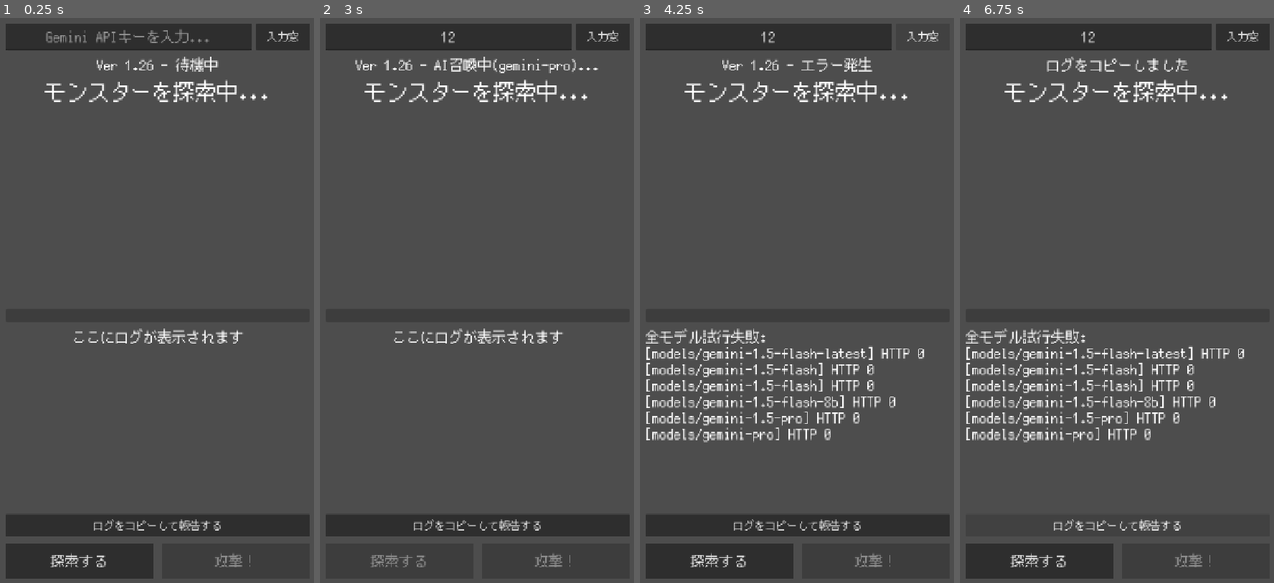
Above: before the commit, frames 1-4 (left to right).
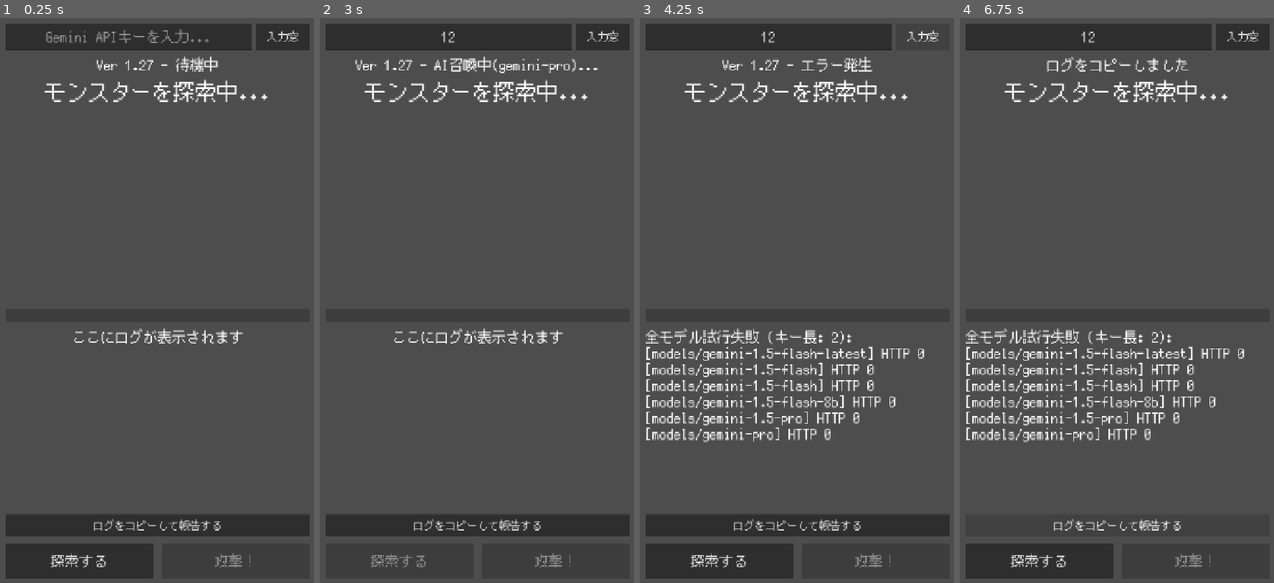
Above: after the commit, the same moments.

Repository: Usobanana/antigravity-aitest001
Game: Godot game, scene res://scenes/main.tscn
The game is run twice, just before and just after one commit, with the same random seed, the same clock (stepped at 60 frames per second) and the same inputs.
Inputs (mouse positions are in pixels of both pictures, inside the frame that each line leads up to):
- Up to frame 1 (0.25 s): no input
- Up to frame 2 (3 s): click (448, 34) at 0.52 s; type "12" at 0.6 s; click "入力窓" at 1.25 s; click "ログをコピーして報告する" at 2 s; click "探索する" at 2.75 s
- Up to frame 3 (4.25 s): click "入力窓" at 3.5 s
- Up to frame 4 (6.75 s): click "ログをコピーして報告する" at 4.25 s; click "探索する" at 5 s; click "入力窓" at 5.75 s; click "ログをコピーして報告する" at 6.5 s

The runs differ from the first frame. In frame 1, less than 0.1% of the frame differs, in the area x 46-49%, y 7-10%; in frame 2, less than 0.1%; in frame 3, 0.2%, in the area x 38-68%, y 7-58%; in frame 4, 0.2%.

Commit message:
fix: resolve runtime crash and display key length in log (Ver 1.27)

Diff:
--- a/新しいゲームプロジェクト/scripts/ai_manager.gd
+++ b/新しいゲームプロジェクト/scripts/ai_manager.gd
@@ -39,7 +39,8 @@
 
 func _try_generate_with_current_model():
 	if _current_model_index >= _last_candidates.size():
-		error_occurred.emit("全モデル試行失敗:\n" + _error_history)
+		var key_len = _last_api_key.length()
+		error_occurred.emit("全モデル試行失敗 (キー長: " + str(key_len) + "):\n" + _error_history)
 		return
 
 	var target = _last_candidates[_current_model_index]
--- a/新しいゲームプロジェクト/scripts/main.gd
+++ b/新しいゲームプロジェクト/scripts/main.gd
@@ -14,7 +14,7 @@
 @onready var copy_log_button = $UI/CopyLogButton
 @onready var monster_image = $UI/MonsterInfo/MonsterImage
 const SAVE_PATH = "user://settings.cfg"
-const APP_VERSION = "Ver 1.26"
+const APP_VERSION = "Ver 1.27"
 const STYLE_PROMPT = "digital illustration, dark fantasy, epic, highly detailed, cinematic lighting, centered on solid dark background"
 
 var image_http_request: HTTPRequest
